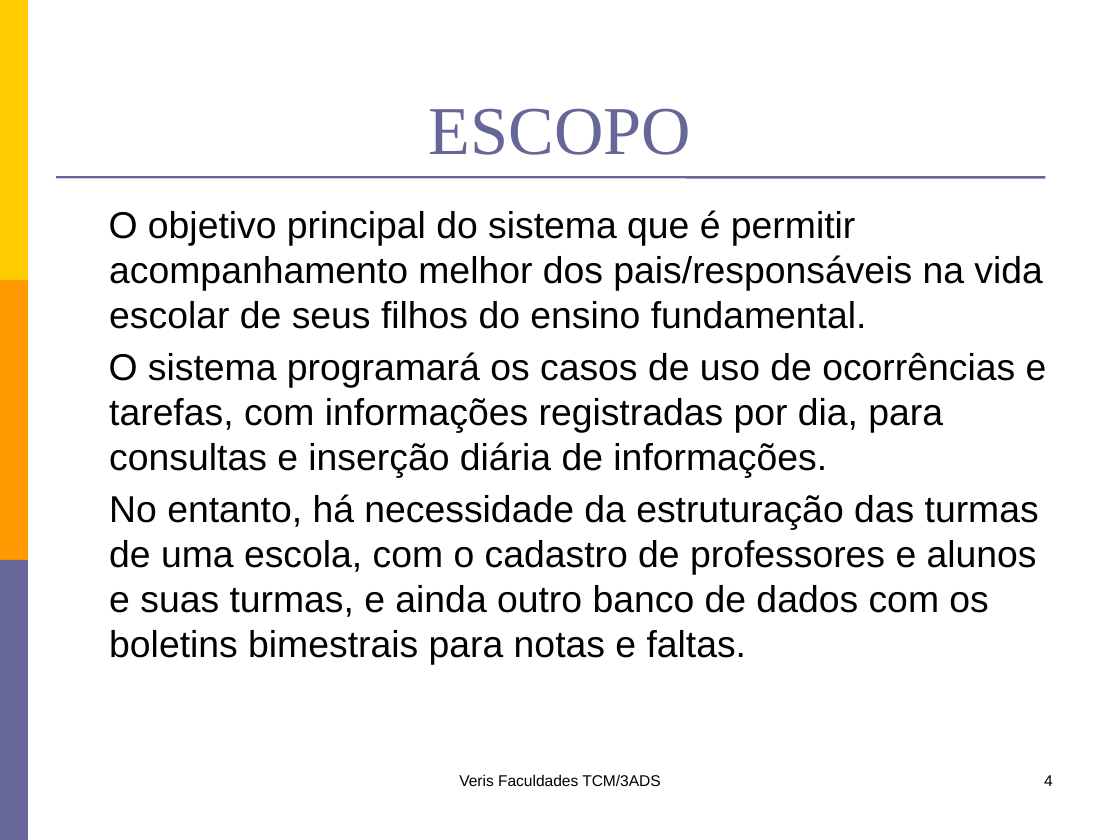
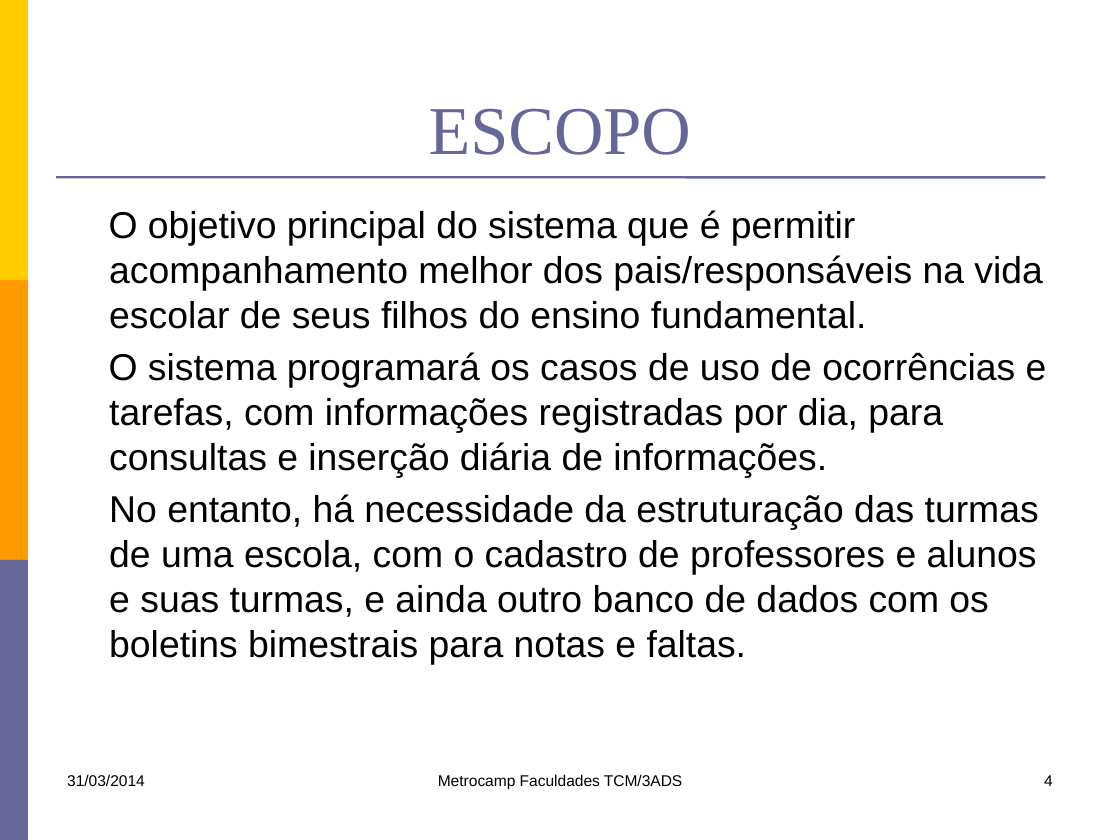
Before and after one commit to lfernandobra/pi5g1s14, a slide deck: slide 4 of documentacao/G5_Apresentacao1sem2014.pptx. Drawn at 1120x840 pixels with LibreOffice and Linux fonts; fonts in the diff are those of the drawing. Boxes give left, top, right and bottom in pixels: in the first picture for what was removed or moved away, otherwise in the second. Text is boxed around its words. In the diff, an @@ line names an element or a change of style, - is before the commit and + after.

Commit message:
- Atualização slide G5_Apresentacao1sem2014.pptx

```diff
--- a/documentacao/G5_Apresentacao1sem2014.pptx
+++ b/documentacao/G5_Apresentacao1sem2014.pptx
@@ text added at <box>67,774,145,786</box>, 10 pt, text #000000 @@
+31/03/2014
@@ text at <box>438,774,682,789</box>: text changed @@
-Veris Faculdades TCM/3ADS
+Metrocamp Faculdades TCM/3ADS
```
